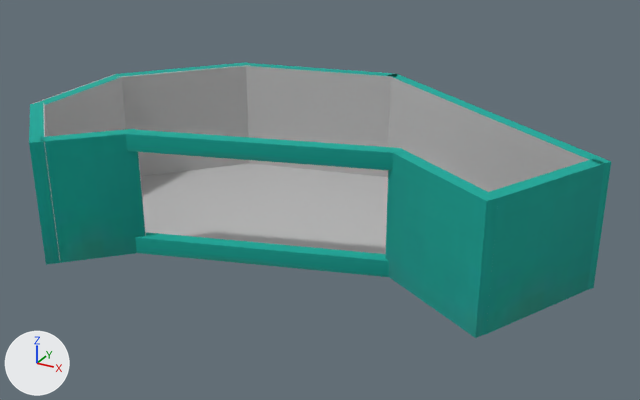
One commit to the OBJ model Proyecto_Final_Acuario/Proyecto_Final_Acuario/Models/Acuario/Area_Tortugas/area_tortugas.obj: the scene before it, then after it.
The view is the same before and after, from a 50 mm lens placed at (-36.8, -48.6, 36.2), pointed at (-72.6, 16.4, 3.7). Every picture has the same lights, and +X, +Y and +Z are marked at lower left. Where no turn or scale is listed for an object, it has been applied to the vertices.

The scene before the commit, as lines of its bpy script (objects in view):
```python
me_area_tortugas = bpy.data.meshes.new('area_tortugas')
me_area_tortugas.from_pydata(...)  # 147 vertices, 111 faces; spans x -98.5..-48.0, y 0.1..33.9, z -0.1..11.2
# faces by material slot: [78, 32, 1]
me_area_tortugas.materials.append(mat_area_tortugas_initialshadinggroup)  # grey #bcbcbc
me_area_tortugas.materials.append(mat_lambert5sg)  # picture img_pared_png
me_area_tortugas.materials.append(mat_lambert6sg)  # picture img_pared_png
ob_area_tortugas = bpy.data.objects.new('area_tortugas', me_area_tortugas)
ob_area_tortugas.location = (0.0, 0.0, 0.0)
```
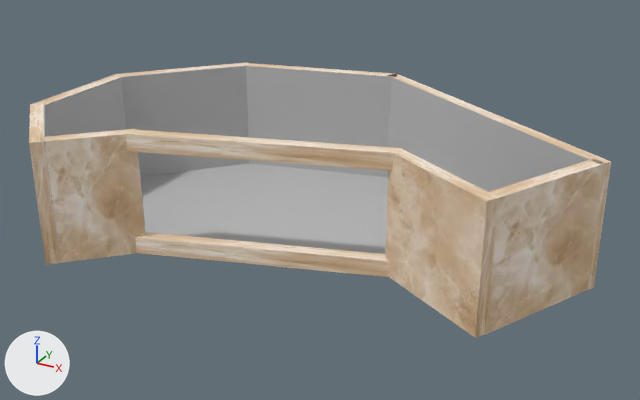
Changed parts and their boxes (x1, y1, x2, y2) in the pictures (640 x 400 px):
part 1 of me_area_tortugas, recoloured (cyan to beige)
    both: (29, 62, 611, 338)
part 2 of me_area_tortugas, recoloured
    both: (248, 63, 397, 77)
part 3 of me_area_tortugas, recoloured (cyan to beige)
    both: (394, 149, 499, 201)

What changed in the scene script:
```text
Add img_paredes_estanques_png:
    img_paredes_estanques_png = load_image('paredes_estanques.png', 'paredes_estanques.png', 512, 512, 'sRGB')
Add mat_lambert27sg:
    mat_lambert27sg = principled_material('lambert27SG')
    mat_lambert27sg.texture = img_paredes_estanques_png
    mat_lambert27sg.roughness = 1.0
Change me_area_tortugas:
    where me_area_tortugas.from_pydata(...)  # 147 vertices, 111 faces; spans x -98.5..-48.0, y 0.1..33.9, z -0.1..11.2
    used by ob_area_tortugas; location = (0.0, 0.0, 0.0)
    me_area_tortugas part 1: 29 of the faces centred in x -97.9..-48.3, y 0.5..26.4, z -0.1..11.2 switch from mat_lambert5sg (picture img_pared_png) to mat_lambert27sg (picture img_paredes_estanques_png)
    me_area_tortugas part 2: 2 of the faces centred in x -81.1..-80.9, y 31.4..31.9, z 5.6..11.2 switch from mat_lambert5sg (picture img_pared_png) to mat_lambert27sg (picture img_paredes_estanques_png)
    me_area_tortugas part 3: all 1 face that had it switch from mat_lambert6sg (picture img_pared_png) to mat_lambert27sg (picture img_paredes_estanques_png)
```
